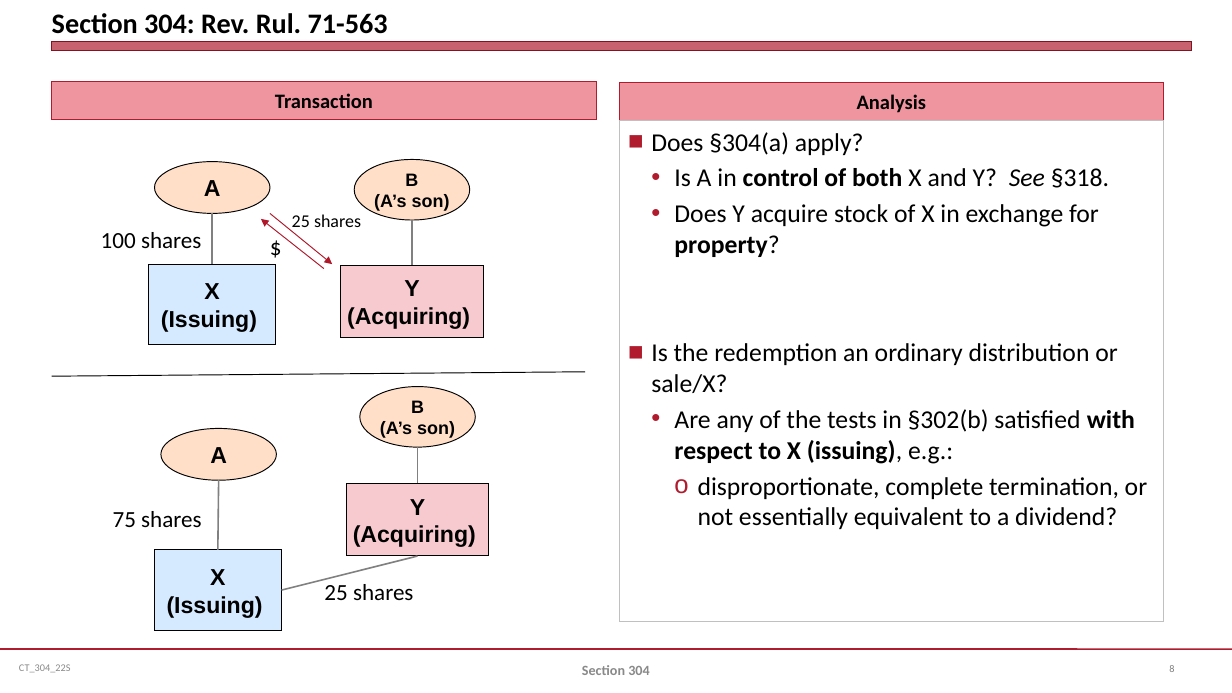
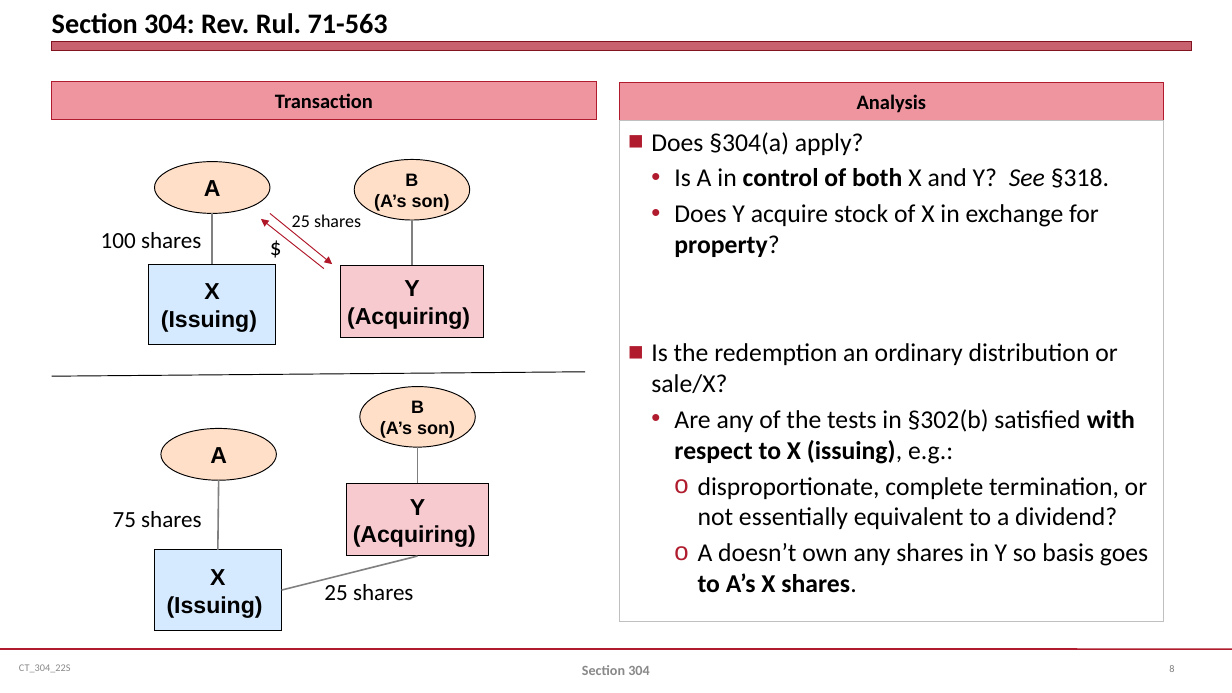
Before and after one commit to jmc877/Corporate-Tax, a slide deck: slide 8 of slides/CT_304_22S.pptx. Drawn at 1232x693 pixels with LibreOffice and Linux fonts; fonts in the diff are those of the drawing. Boxes give left, top, right and bottom in pixels: in the first picture for what was removed or moved away, otherwise in the second. Text is boxed around its words. In the diff, an @@ line names an element or a change of style, - is before the commit and + after.

```diff
--- a/slides/CT_304_22S.pptx
+++ b/slides/CT_304_22S.pptx
@@ text at <box>698,543,1148,593</box>: paragraph added @@
+    o A doesn’t own any shares in Y so basis goes to A’s X shares.
```
Also in this commit, not shown: 3 other slides changed.
